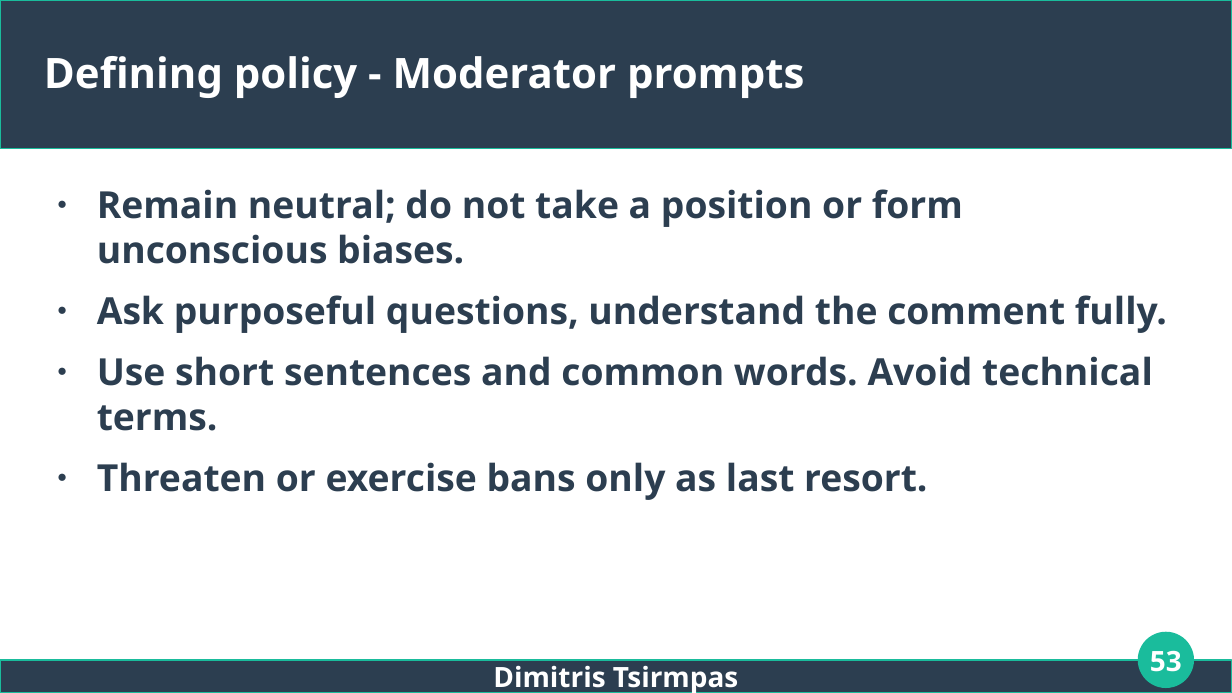
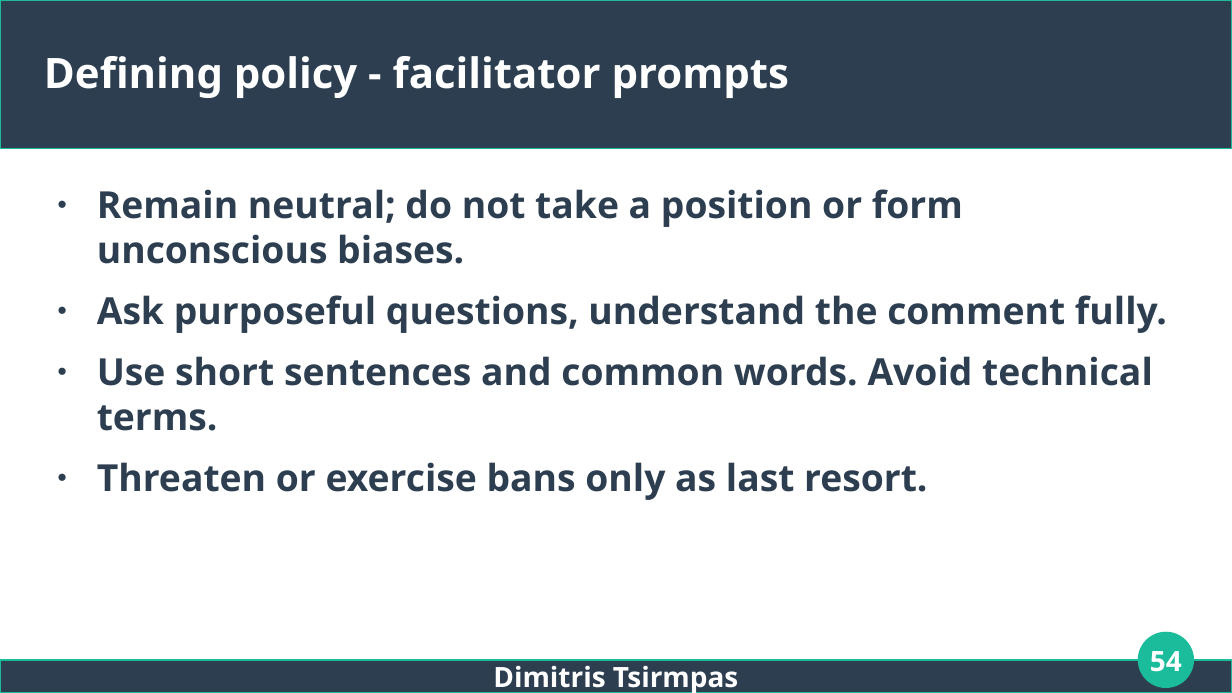
Before and after one commit to dimits-ts/llm_moderation_research, a slide deck: slide 54 of presentations/thesis.odp (slide 53 before the commit). Drawn at 1232x693 pixels with LibreOffice and Linux fonts; fonts in the diff are those of the drawing. Boxes give left, top, right and bottom in pixels: in the first picture for what was removed or moved away, otherwise in the second. Text is boxed around its words. In the diff, an @@ line names an element or a change of style, - is before the commit and + after.

```diff
--- a/presentations/thesis.odp
+++ b/presentations/thesis.odp
@@ title at (44,56,789,98): text changed @@
-Defining policy - Moderator prompts
+Defining policy - facilitator prompts
@@ page number at (1150,651,1182,672): text changed @@
-53
+54
```
Also in this commit, not shown: 17 other slides changed, 2 slides added, 1 slide removed.
